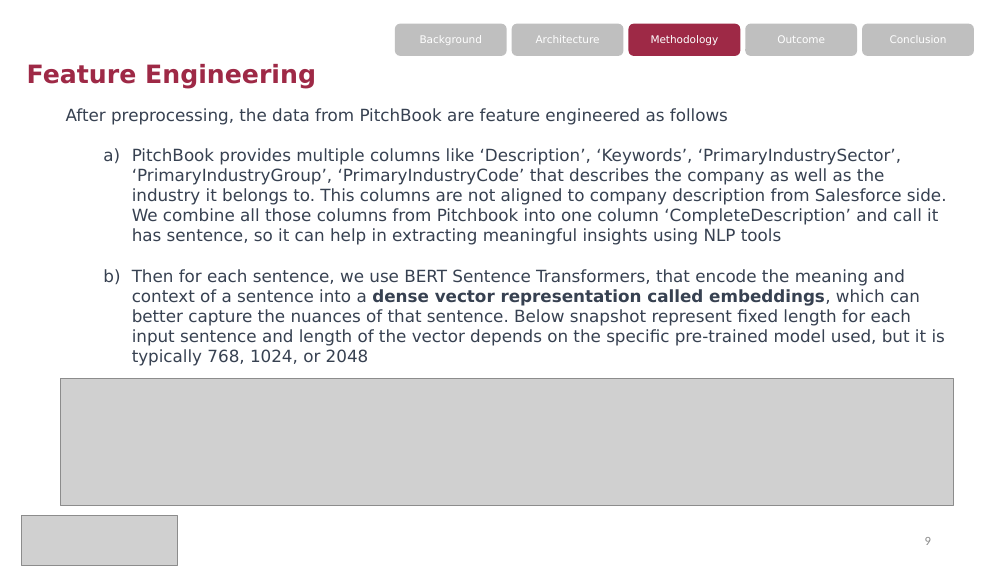
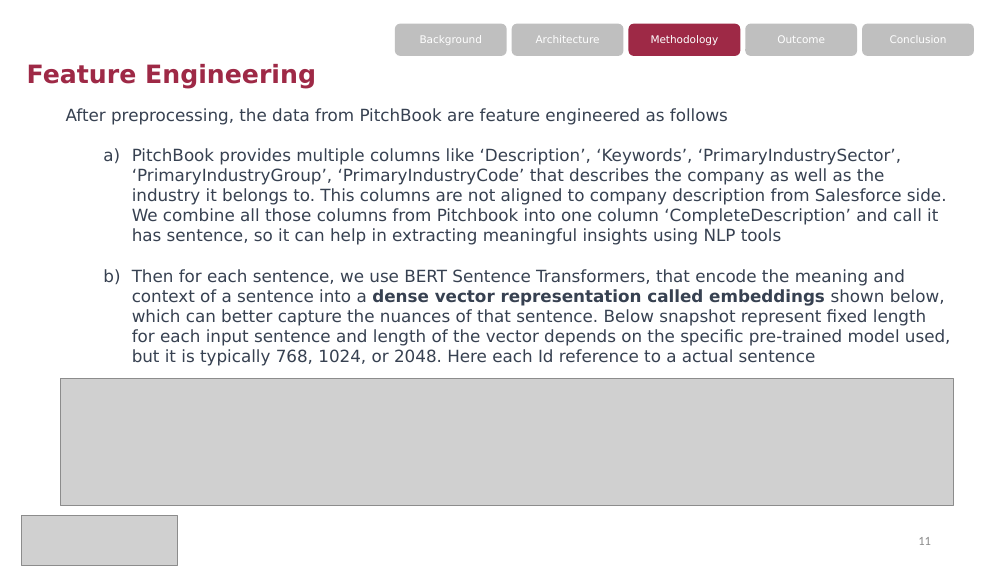
Before and after one commit to zqw86713/MSCA_31008_0N01_Winter_2023_Data_Mining_Principles, a slide deck: slide 11 of Final_project/MScA_31008_Final_Project_Presentation - Pitchbook Industry Classification.pptx (slide 9 before the commit). Drawn at 1008x567 pixels with LibreOffice and Linux fonts; fonts in the diff are those of the drawing; grey boxes stand for pictures. Boxes give left, top, right and bottom in pixels: in the first picture for what was removed or moved away, otherwise in the second. Text is boxed around its words. In the diff, an @@ line names an element or a change of style, - is before the commit and + after.

```diff
--- a/Final_project/MScA_31008_Final_Project_Presentation - Pitchbook Industry Classification.pptx
+++ b/Final_project/MScA_31008_Final_Project_Presentation - Pitchbook Industry Classification.pptx
@@ text at [132, 269, 951, 366]: text changed @@
-    b) Then for each sentence, we use BERT Sentence Transformers, that encode the meaning and context of a sentence into a dense vector representation called embeddings, which can better capture the nuances of that sentence. Below snapshot represent fixed length for each input sentence and length of the vector depends on the specific pre-trained model used, but it is typically 768, 1024, or 2048
+    b) Then for each sentence, we use BERT Sentence Transformers, that encode the meaning and context of a sentence into a dense vector representation called embeddings shown below, which can better capture the nuances of that sentence. Below snapshot represent fixed length for each input sentence and length of the vector depends on the specific pre-trained model used, but it is typically 768, 1024, or 2048. Here each Id reference to a actual sentence
@@ page number at [918, 537, 931, 545]: text changed @@
-9
+11
```
Also in this commit, not shown: 1 other slide changed, 2 slides added.
